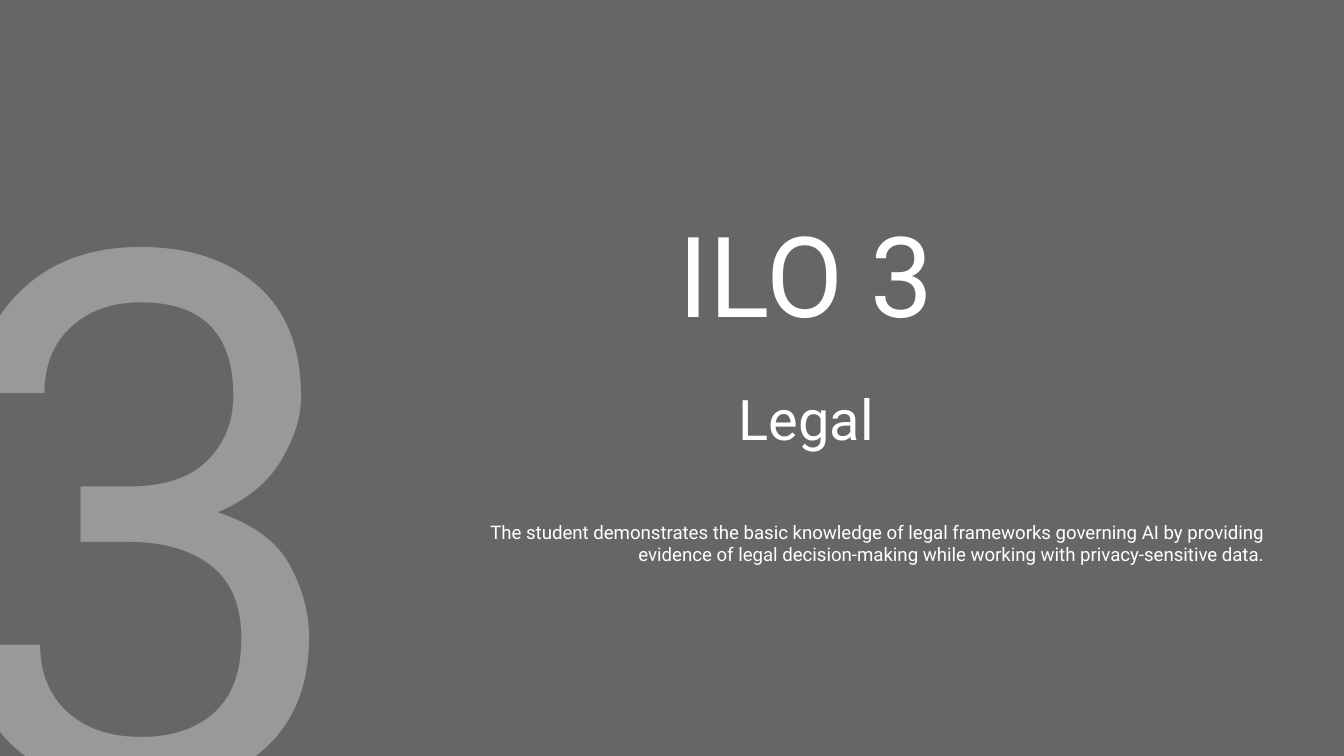
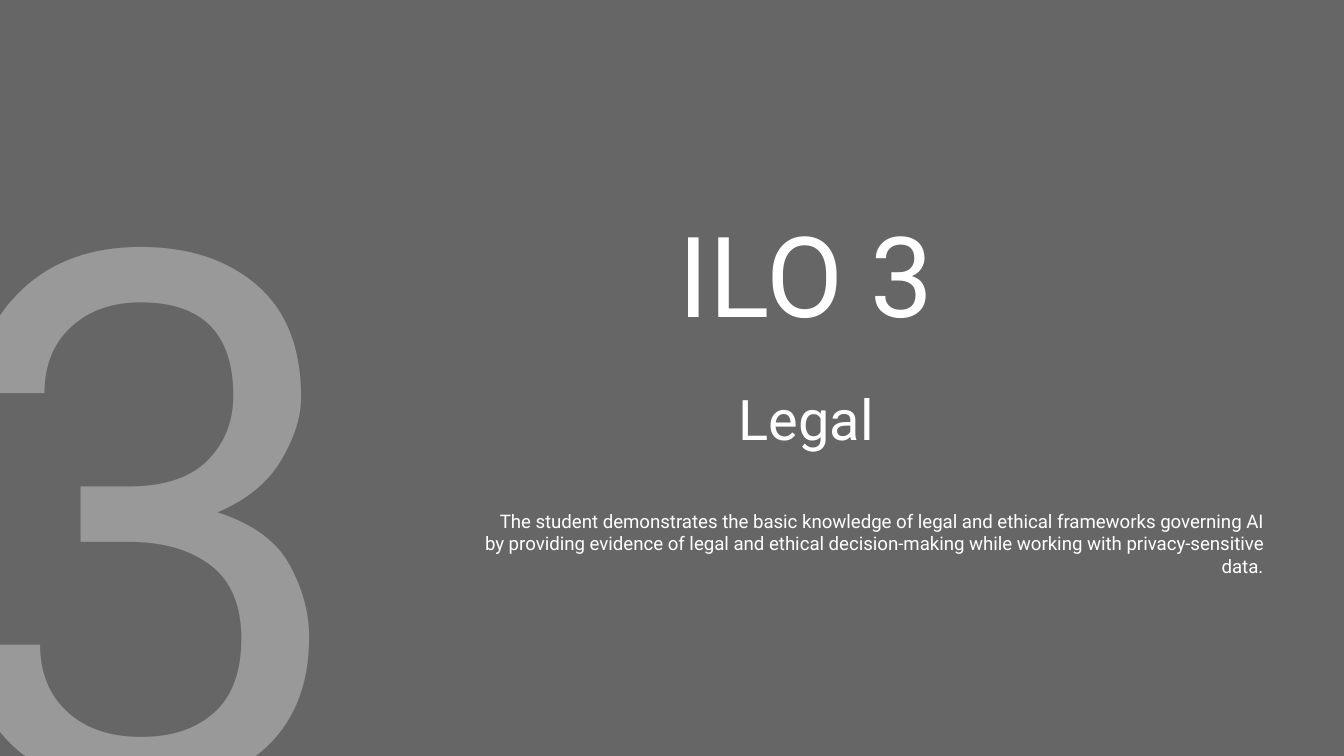
Before and after one commit to PsDragon/ADSAI_FOR_SECOND_YEARS, a slide deck: slide 35 of docs/Year1/BlockD/MS Assignment Template/Learning Log - Y1D_2022-23_ADSAI.pptx (slide 33 before the commit). Drawn at 1344x756 pixels with LibreOffice and Linux fonts; fonts in the diff are those of the drawing. Boxes give left, top, right and bottom in pixels: in the first picture for what was removed or moved away, otherwise in the second. Text is boxed around its words. In the diff, an @@ line names an element or a change of style, - is before the commit and + after.

```diff
--- a/docs/Year1/BlockD/MS Assignment Template/Learning Log - Y1D_2022-23_ADSAI.pptx
+++ b/docs/Year1/BlockD/MS Assignment Template/Learning Log - Y1D_2022-23_ADSAI.pptx
@@ subtitle at <box>485,514,1264,573</box>: text changed @@
-The student demonstrates the basic knowledge of legal frameworks governing AI by providing evidence of legal decision-making while working with privacy-sensitive data.
+The student demonstrates the basic knowledge of legal and ethical frameworks governing AI by providing evidence of legal and ethical decision-making while working with privacy-sensitive data.
```
Also in this commit, not shown: 10 other slides changed, 2 slides added, 6 other files.
